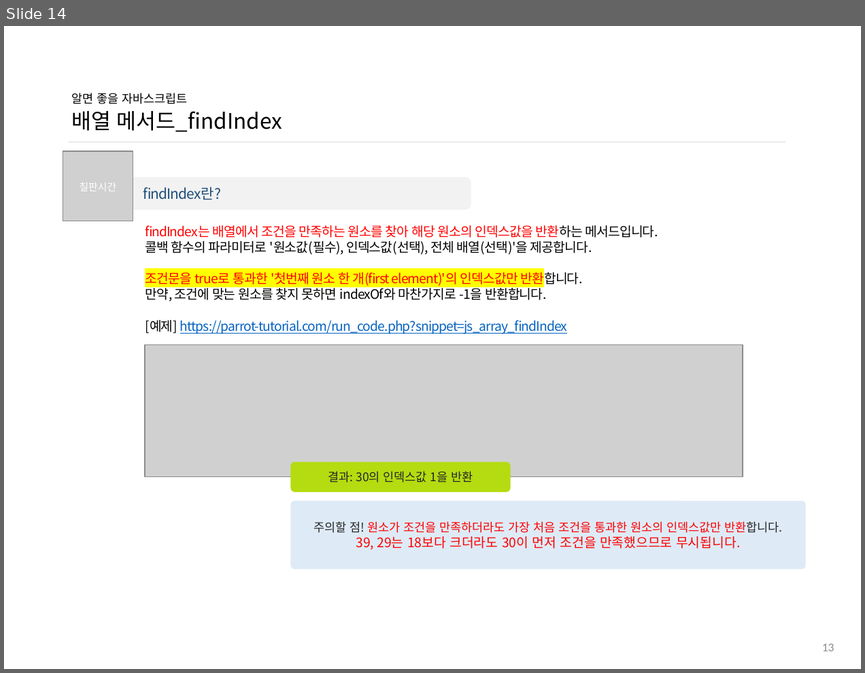
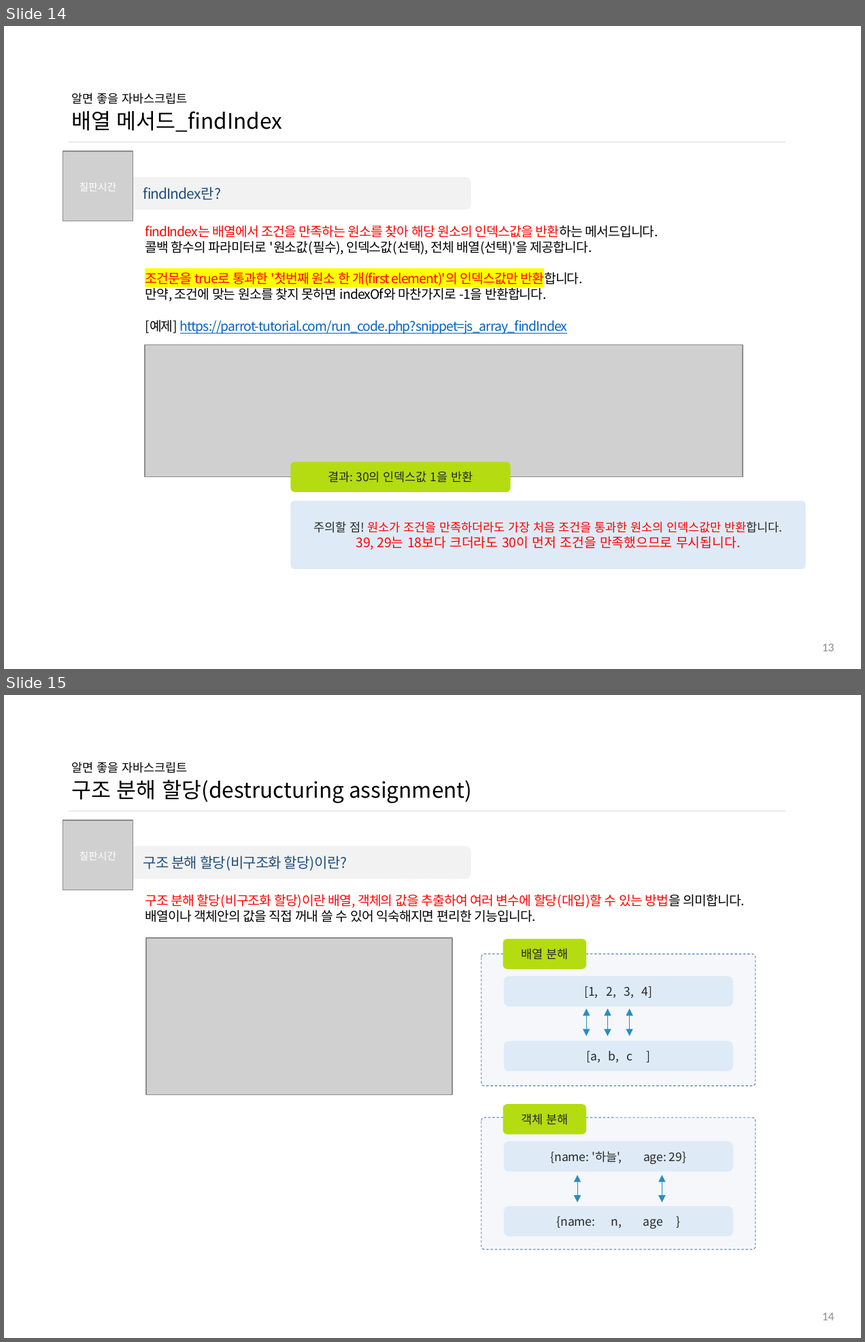
Before and after one commit to ddowon/vueStudy, a slide deck: 01.참고자료/191024_알면 좋을 자바스크립트.pptx. Shown one above the other, each under a label of ours: slide 14 before the commit, slides 14 and 15 after it. The pictures are 865x673 and 865x1342 pixels, drawn with LibreOffice and Linux fonts; fonts in the diff are those of the drawing; grey boxes stand for pictures; background and template pictures are left out. Boxes give left, top, right and bottom in pixels: in the first picture for what was removed or moved away, otherwise in the second. Text is boxed around its words. In the diff, an @@ line names an element or a change of style, - is before the commit and + after.

Commit message:
10월 31일 10차 자바스크립트 스터디 보조자료 업데이트

```diff
--- a/01.참고자료/191024_알면 좋을 자바스크립트.pptx
+++ b/01.참고자료/191024_알면 좋을 자바스크립트.pptx
@@ slide 15 added at box(4, 695, 861, 1338), background #FFFFFF @@
@@ title added at box(71, 762, 472, 803), 18 pt, text #000000 @@
+알면 좋을 자바스크립트
+구조 분해 할당(destructuring assignment)
@@ line added from (68, 811) to (785, 811), #D9D9D9 0.5 pt @@
@@ picture added at box(63, 820, 133, 890) @@
@@ text added at box(79, 851, 117, 860), 8.5 pt, text #FFFFFF @@
+칠판시간
@@ rounded rectangle added at box(107, 846, 471, 879), fill #F2F2F2, 12 pt, text #1F4E79 @@
+구조 분해 할당(비구조화 할당)이란?
@@ text added at box(145, 894, 745, 922), 11 pt, text #FF0000 @@
+구조 분해 할당(비구조화 할당)이란 배열, 객체의 값을 추출하여 여러 변수에 할당(대입)할 수 있는 방법을 의미합니다.
+배열이나 객체안의 값을 직접 꺼내 쓸 수 있어 익숙해지면 편리한 기능입니다.
@@ picture added at box(146, 938, 452, 1094) @@
@@ rounded rectangle added at box(502, 938, 586, 968), fill #B5DC11, 10 pt, text #262626 @@
+배열 분해
@@ rounded rectangle added at box(481, 954, 755, 1086), fill #DAE3F3 at 25% opacity, outline #43739E 0.5 pt dashed @@
@@ rounded rectangle added at box(504, 976, 733, 1006), fill #DEEBF7, 10 pt, text #262626 @@
+[1, 2, 3, 4]
@@ double arrow added from (587, 1008) to (587, 1036), #298DBF 0.5 pt @@
@@ double arrow added from (607, 1008) to (607, 1036), #298DBF 0.5 pt @@
@@ double arrow added from (630, 1008) to (630, 1036), #298DBF 0.5 pt @@
@@ rounded rectangle added at box(504, 1041, 733, 1071), fill #DEEBF7, 10 pt, text #262626 @@
+[a, b, c ]
@@ rounded rectangle added at box(481, 1117, 755, 1249), fill #DAE3F3 at 25% opacity, outline #43739E 0.5 pt dashed @@
@@ rounded rectangle added at box(502, 1104, 586, 1134), fill #B5DC11, 10 pt, text #262626 @@
+객체 분해
@@ rounded rectangle added at box(504, 1141, 733, 1172), fill #DEEBF7, 10 pt, text #262626 @@
+{name: '하늘', age: 29}
@@ double arrow added from (577, 1175) to (577, 1202), #298DBF 0.5 pt @@
@@ double arrow added from (662, 1175) to (662, 1202), #298DBF 0.5 pt @@
@@ rounded rectangle added at box(504, 1206, 733, 1236), fill #DEEBF7, 10 pt, text #262626 @@
+{name: n, age }
@@ page number added at box(822, 1312, 834, 1320), 10 pt, text #8C8C8C @@
+14
```
Also in this commit, not shown: 2 slides changed, 5 other slides added.
